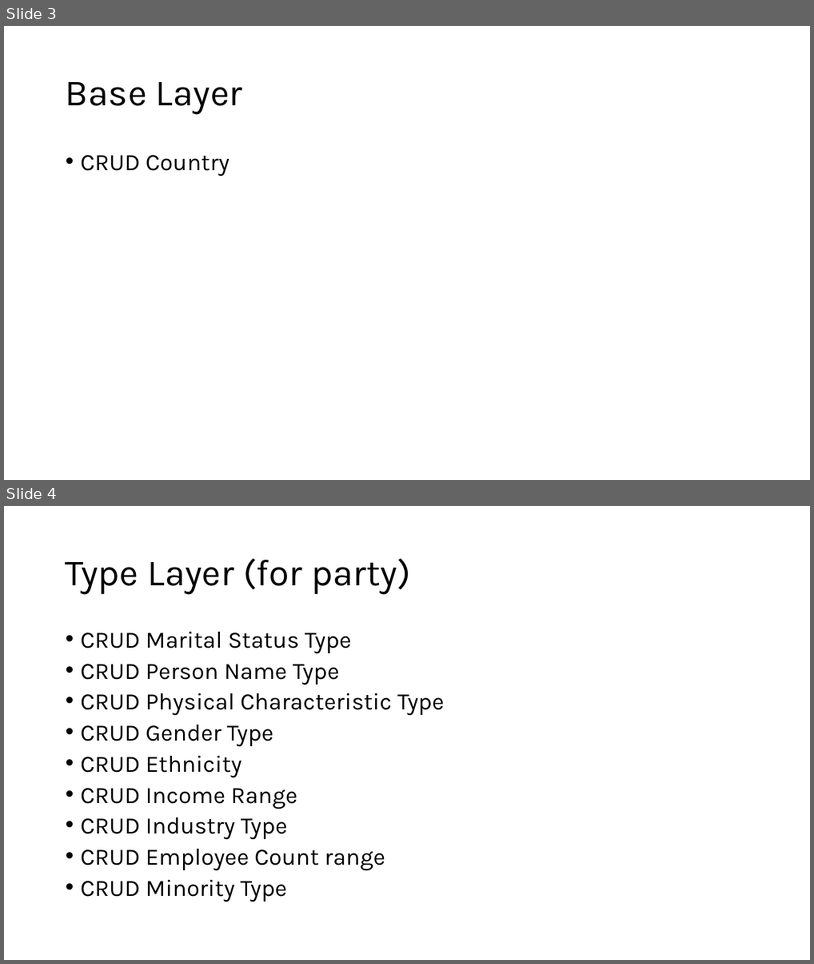
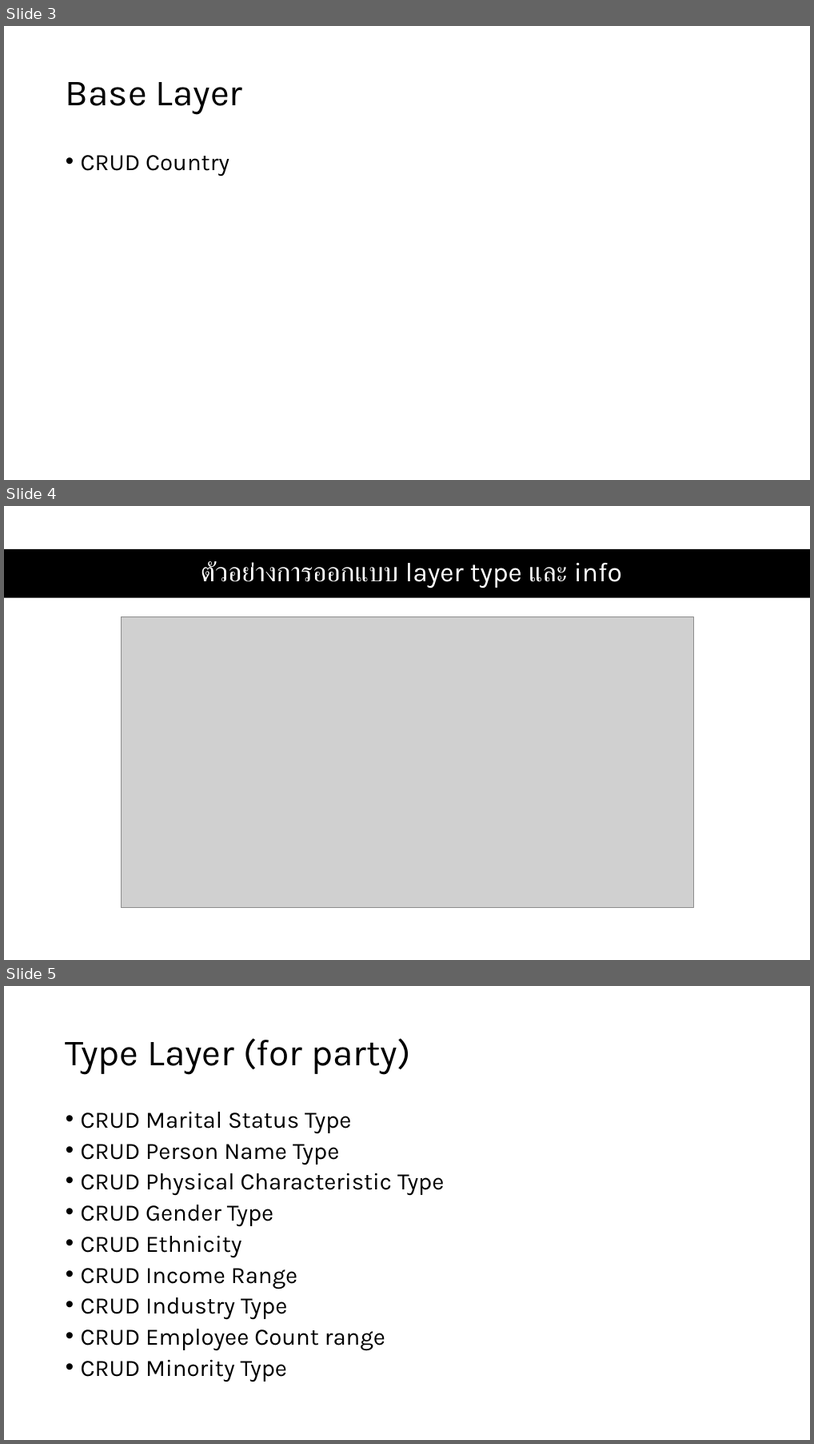
Before and after one commit to ssszZ-TH/party_fullstack_docker3, a slide deck: presentation/partyCommFuncReqOverAll.pptx. Shown one above the other, each under a label of ours: slides 3 and 4 before the commit, slides 3, 4 and 5 after it. The pictures are 814x964 and 814x1444 pixels, drawn with LibreOffice and Linux fonts; fonts in the diff are those of the drawing; grey boxes stand for pictures. Boxes give left, top, right and bottom in pixels: in the first picture for what was removed or moved away, otherwise in the second. Text is boxed around its words. In the diff, an @@ line names an element or a change of style, - is before the commit and + after.

Commit message:
presentation add ex about layer type and info

```diff
--- a/presentation/partyCommFuncReqOverAll.pptx
+++ b/presentation/partyCommFuncReqOverAll.pptx
@@ slide 4 added at box(4, 506, 810, 960), background #FFFFFF @@
@@ rectangle added at box(4, 549, 810, 598), fill #000000 @@
@@ title added at box(201, 561, 622, 588), 32 pt, text #FFFFFF @@
+ตัวอย่างการออกแบบ layer type และ info
@@ picture added at box(121, 616, 694, 908) @@
@@ what was slide 4 is now slide 5 @@
```
Also in this commit, not shown: 1 slide changed, 9 other files.
